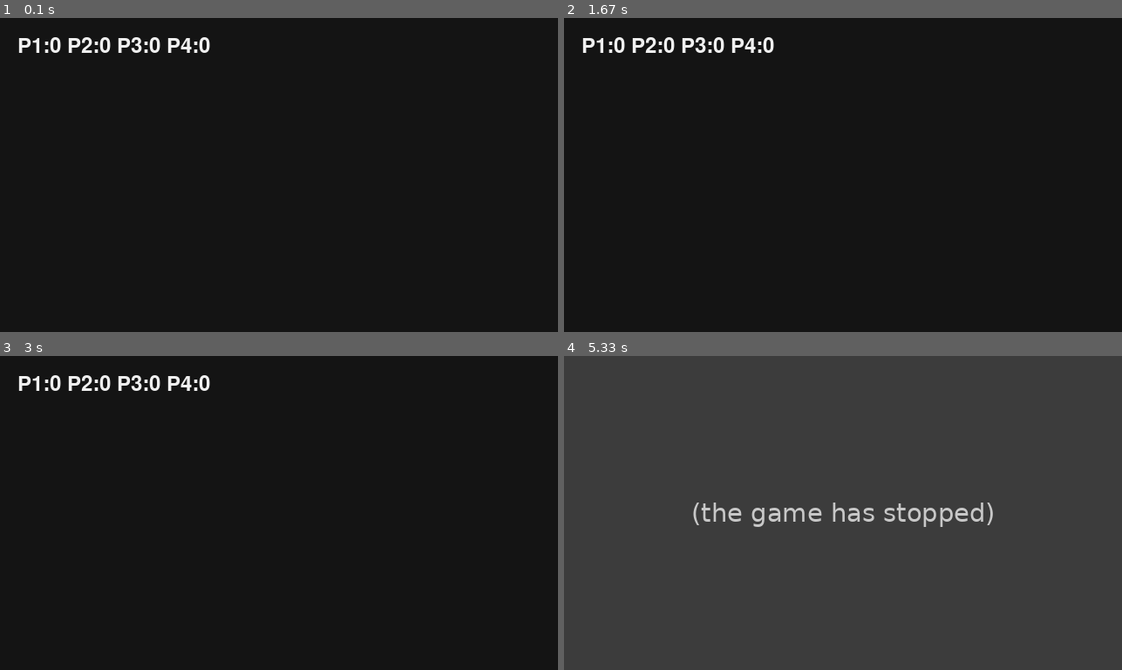
Above: before the commit, frames 1-4 (two rows, left to right).
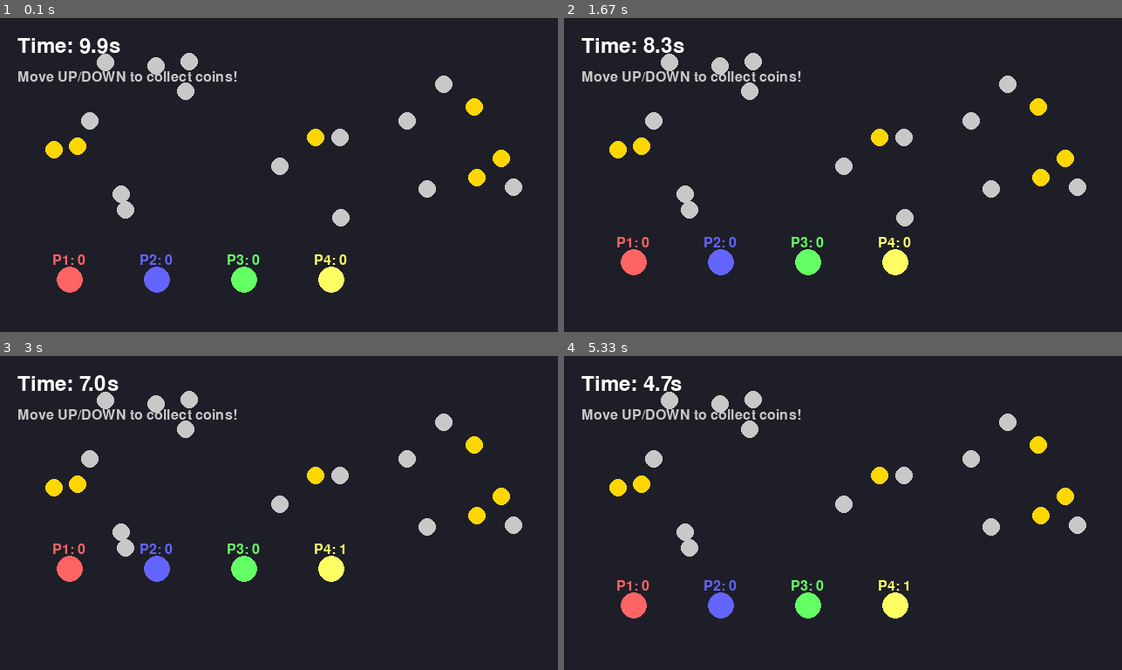
Above: after the commit, the same moments.

Repository: Joshober/GameJamRepo
Game: pygame game, started from minigames/_templates/pygame-template/main.py
The game is run twice, just before and just after one commit, with the same random seed, the same clock (stepped at 60 frames per second) and the same inputs.
Inputs:
- Up to frame 1 (0.1 s): no input
- Up to frame 2 (1.67 s): tap W at 0.33 s; tap G at 0.67 s; hold Up from 1.5 s (still down)
- Up to frame 3 (3 s): release Up at 1.97 s; hold Right 2-2.47 s; hold Left from 2.5 s (still down)
- Up to frame 4 (5.33 s): release Left at 3.03 s; hold Down 3.07-3.37 s; hold Left 3.4-3.8 s; tap G at 3.55, 5.05 s; hold Up 3.83-4.2 s; hold Right 4.23-4.87 s; tap T at 4.38 s; hold Down 4.9-5.27 s

The runs differ from the first frame. In frame 1, 5.9% of the frame differs, in the area x 3-94%, y 6-88%; in frame 2, 5.9%; in frame 3, 5.8%; in frame 4, 100%, in the area x 0-100%, y 0-100%.
Before the commit the program exited at 5.02 s; later frames show no game.

Commit message:
Add demo games and Dockerfiles to all templates

Diff:
--- a/minigames/_templates/pygame-template/main.py
+++ b/minigames/_templates/pygame-template/main.py
@@ -72,55 +72,115 @@
 
     pygame.init()
     screen = pygame.display.set_mode((640, 360))
-    pygame.display.set_caption("Pygame Template")
+    pygame.display.set_caption("Coin Collector - Demo Game")
+
+    # Set up virtual display for Docker
+    import os
+    if 'DISPLAY' not in os.environ:
+        os.environ['DISPLAY'] = ':99'
 
     font = pygame.font.SysFont(None, 36)
-    start = time.time()
-    points = [0, 0, 0, 0]  # Points for each player
+    small_font = pygame.font.SysFont(None, 24)
+
+    # Game state
+    start_time = time.time()
+    duration = 10.0  # 10 second game
+    scores = [0, 0, 0, 0]  # Coins collected by each player
+
+    # Player positions (4 players, each in their lane)
+    player_positions = [80, 180, 280, 380]  # X positions for each player
+    player_y = 300  # Starting Y position
+    player_colors = [(255, 100, 100), (100, 100, 255), (100, 255, 100), (255, 255, 100)]
+
+    # Coins to collect (random positions)
+    coins = []
+    for i in range(20):
+        coins.append({
+            'x': random.randint(50, 590),
+            'y': random.randint(50, 250),
+            'collected': False,
+            'value': random.choice([1, 2, 3])
+        })
+
+    clock = pygame.time.Clock()
     running = True
 
-    # Example: 4-player score-attack - press action button as many times as possible in 5 seconds
+    # Demo Game: Coin Collector
+    # Players move around and collect coins. Most coins wins!
     while running:
-        now = time.time()
-        if now - start >= 5.0:
+        elapsed = time.time() - start_time
+        if elapsed >= duration:
             running = False
 
         keys = pygame.key.get_pressed()
 
-        # Check all 4 players' action buttons (keyboard + mobile)
+        # Handle player movement and coin collection
         for p in range(1, 5):
-            # Get keyboard input
             input_state = get_player_input(p, keys)
 
             # Get mobile controller input (if available)
             if MOBILE_CONTROLS_AVAILABLE:
                 mobile_input = get_player_mobile_input(p)
-                # Merge mobile controls with keyboard (mobile takes precedence for action)
                 input_state['up'] = input_state['up'] or mobile_input['up']
                 input_state['down'] = input_state['down'] or mobile_input['down']
                 input_state['left'] = input_state['left'] or mobile_input['left']
                 input_state['right'] = input_state['right'] or mobile_input['right']
-                input_state['action'] = input_state['action'] or mobile_input['action']
 
-            if input_state['action']:
-                points[p-1] += 1
+            # Simple movement (players stay in their lanes but can move up/down)
+            player_idx = p - 1
+            if input_state['up'] and player_y > 50:
+                player_y -= 2
+            if input_state['down'] and player_y < 300:
+                player_y += 2
+
+            # Check coin collection (simple radius check)
+            player_x = player_positions[player_idx]
+            for coin in coins:
+                if not coin['collected']:
+                    dist = ((player_x - coin['x'])**2 + (player_y - coin['y'])**2)**0.5
+                    if dist < 30:  # Collection radius
+                        coin['collected'] = True
+                        scores[player_idx] += coin['value']
 
         for event in pygame.event.get():
             if event.type == pygame.QUIT:
                 running = False
 
-        screen.fill((20,20,20))
-        txt = font.render(f"P1:{points[0]} P2:{points[1]} P3:{points[2]} P4:{points[3]}", True, (240,240,240))
-        screen.blit(txt, (20, 20))
+        # Render
+        screen.fill((30, 30, 40))
+
+        # Draw coins
+        for coin in coins:
+            if not coin['collected']:
+                color = (255, 215, 0) if coin['value'] == 3 else (200, 200, 200)
+                pygame.draw.circle(screen, color, (coin['x'], coin['y']), 10)
+
+        # Draw players
+        for p in range(4):
+            pygame.draw.circle(screen, player_colors[p], (player_positions[p], player_y), 15)
+            # Draw score
+            score_text = small_font.render(f"P{p+1}: {scores[p]}", True, player_colors[p])
+            screen.blit(score_text, (player_positions[p] - 20, player_y - 30))
+
+        # Draw timer
+        time_left = max(0, duration - elapsed)
+        timer_text = font.render(f"Time: {time_left:.1f}s", True, (255, 255, 255))
+        screen.blit(timer_text, (20, 20))
+
+        # Draw instructions
+        inst_text = small_font.render("Move UP/DOWN to collect coins!", True, (200, 200, 200))
+        screen.blit(inst_text, (20, 60))
+
         pygame.display.flip()
+        clock.tick(60)
 
     pygame.quit()
 
     # Return scores for all 4 players
     result = {
-        "scores": points,
-        "winner": points.index(max(points)),
-        "meta": {"mode": args.mode}
+        "scores": scores,
+        "winner": scores.index(max(scores)) if max(scores) > 0 else 0,
+        "meta": {"mode": args.mode, "total_coins": sum(scores)}
     }
     print("RESULT:", json.dumps(result))
 
Not shown, added: minigames/_templates/js-template/Dockerfile
Not shown, added: minigames/_templates/js-template/README.md
Not shown, added: minigames/_templates/js-template/README_DOCKER.md
Not shown, added: minigames/_templates/node-template/Dockerfile
Not shown, added: minigames/_templates/node-template/README.md
Not shown, added: minigames/_templates/node-template/README_DOCKER.md
Not shown, added: minigames/_templates/pygame-template/Dockerfile
Not shown, added: minigames/_templates/pygame-template/README.md
Not shown, added: minigames/_templates/pygame-template/README_DOCKER.md
Not shown, added: minigames/_templates/pygame-template/requirements.txt
Not shown, changed: minigames/_templates/js-template/game.js
Not shown, changed: minigames/_templates/node-template/main.js
